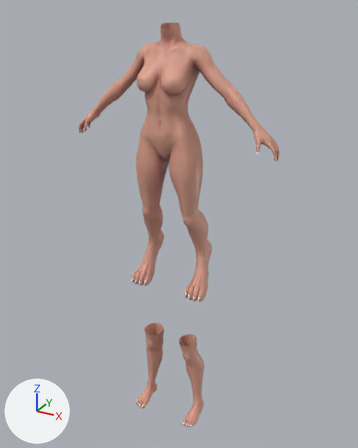
A saved change to the FBX model AssetsSource/Bodies/MyBody Substance Painter.fbx.
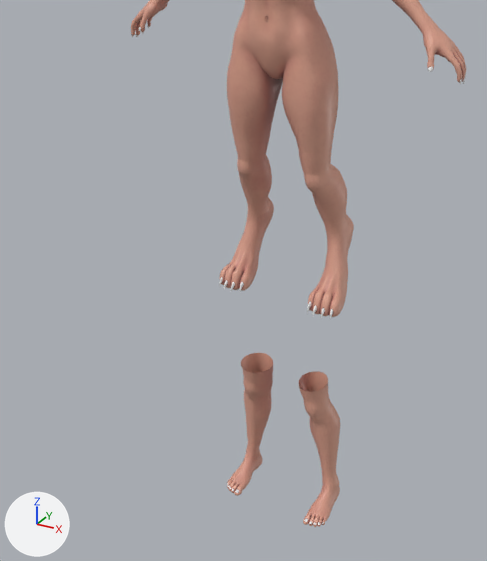
The first picture shows the older version from a 50 mm camera at (1.39, -2.41, 1.67) aimed at (0.01, 0.09, 0.41). The close-ups show the older and then the newer version on the part from 0% to 82% of the width and 25% to 100% of the height of that picture. Only the edits that show in the close-ups are written down. Arrows for +X, +Y and +Z are at lower left; the lights stay in place.

The first close-up shows 'Body', 'DigiLegs', 'PlantiLegs'.
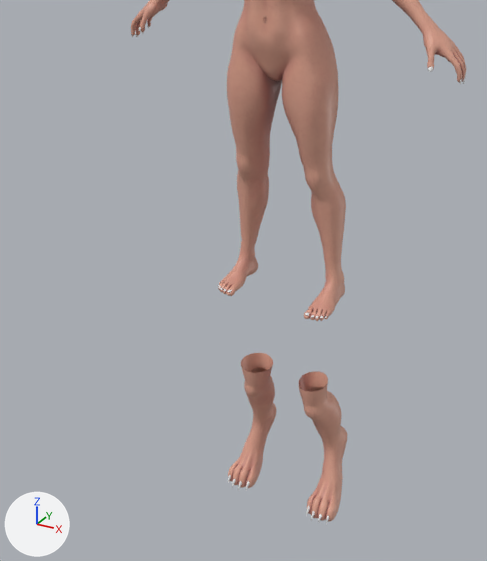
Pixel boxes [x1, y1, x2, y2] of what changed, in the close-ups (487 x 561 px):
'Body', reshaped: before [131, 0, 466, 153]; after [131, 0, 466, 321]
'DigiLegs', moved: before [219, 136, 354, 319]; after [228, 353, 347, 525]
'PlantiLegs', deleted: before [227, 353, 340, 527]
    faces in mat_body: [227, 353, 340, 527]
part 1 of me_cylinder_001, built on: after [218, 136, 346, 321]

Edits to the bpy script that builds the scene:
```text
Change me_cylinder_001:
    used by ob_body; location = (0.0, 0.0, 0.0)
    remove me_cylinder_001.from_pydata(...)  # 9745 vertices, 9634 faces; spans x -0.645..0.645, y -0.142..0.142, z 0.621..1.588
    add me_cylinder_001.from_pydata(...)  # 13814 vertices, 13650 faces; spans x -0.645..0.645, y -0.142..0.142, z 0.004..1.597
    me_cylinder_001 part 1: 2 vertices removed from x -0.172..0.172, y 0.049, z 0.635; 3886 vertices added at x -0.242..0.242, y -0.132..0.119, z 0.004..0.635
    other edits to the shape of me_cylinder_001 do not show in these pictures
    add me_cylinder_001.materials.append(mat_toenails)  # white #e7e7e7
Change ob_digilegs:
    ob_digilegs.location: (0.0, 0.0, 0.0) -> (0.0, 0.0, -1.0)
Remove ob_plantilegs:
    ob_plantilegs = bpy.data.objects.new('PlantiLegs', me_cylinder_003)
    ob_plantilegs.location = (0.0, 0.0, -1.0)
```
